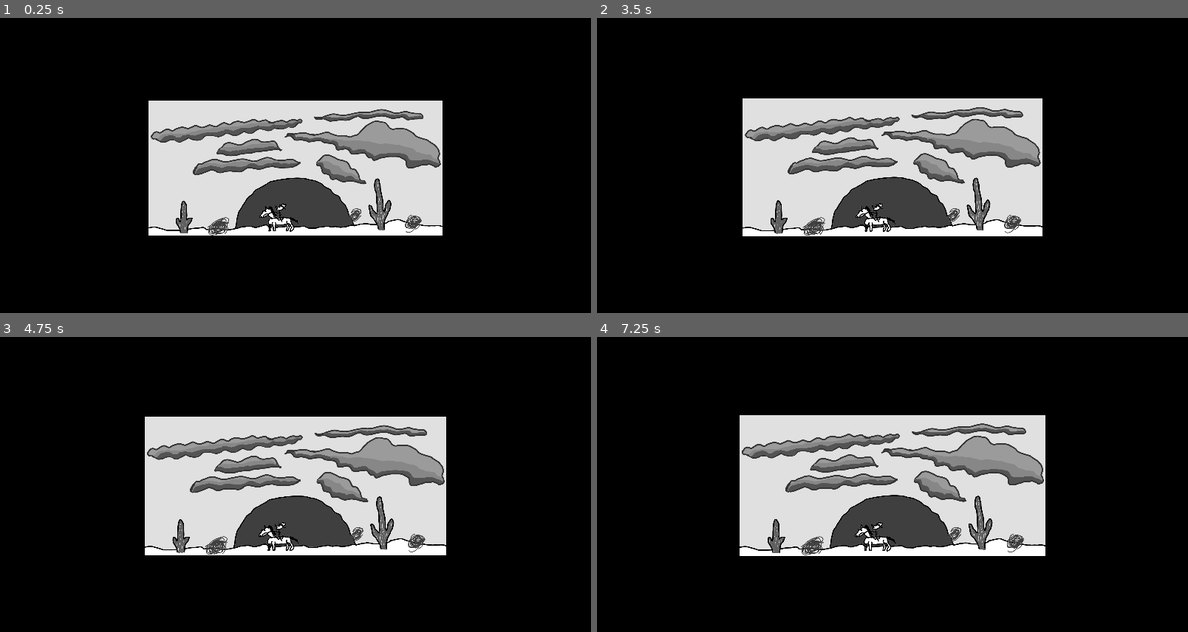
Above: before the commit, frames 1-4 (two rows, left to right).
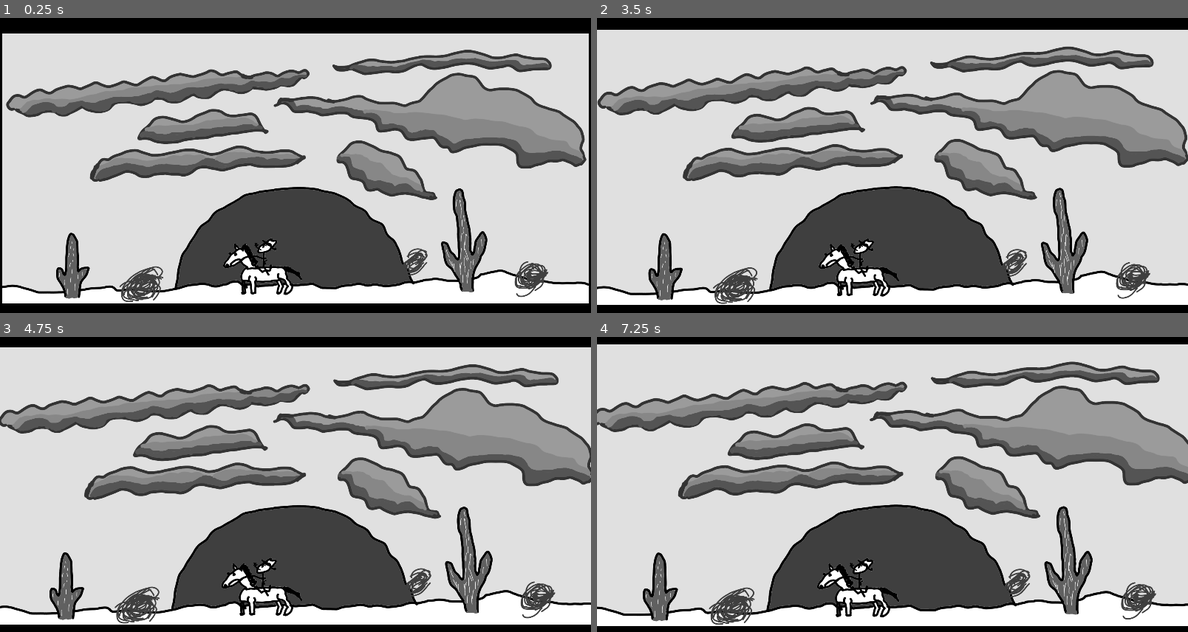
Above: after the commit, the same moments.

Repository: NihalBAnand/LD54
Game: Godot game, scene res://Scenes/Intro.tscn
The game is run twice, just before and just after one commit, with the same random seed, the same clock (stepped at 60 frames per second) and the same inputs. This scene is started directly instead of the project's main scene.
Inputs:
- Up to frame 1 (0.25 s): no input
- Up to frame 2 (3.5 s): tap Enter at 0.5 s; hold D (player_right) 0.53-1.28 s; tap Space (shoot) every 0.75 s from 0.6 to 2.85 s; hold A (player_left) 1.28-2.03 s; hold D (player_right) from 2.03 s (still down)
- Up to frame 3 (4.75 s): release D (player_right) at 3.53 s; hold A (player_left) from 3.53 s (still down); tap Space (shoot) at 3.6, 4.35 s
- Up to frame 4 (7.25 s): tap Space (shoot) at 5.1, 5.85, 6.6 s; release A (player_left) at 5.78 s; hold D (player_right) from 5.78 s (still down)

The runs differ from the first frame. In frame 1, 79% of the frame differs, in the area x 0-100%, y 5-97%; in frame 2, 81%; in frame 3, 81%; in frame 4, 82%, in the area x 0-100%, y 2-98%.

Commit message:
Added high noon cutscene

Diff:
--- /dev/null
+++ b/Scenes/HighNoon.tscn
@@ -0,0 +1,98 @@
+[gd_scene load_steps=17 format=3 uid="uid://clbsyitixjhdl"]
+
+[ext_resource type="Texture2D" uid="uid://d266bqax0a6xs" path="res://assets/Art/cinematic black.png" id="1_scals"]
+[ext_resource type="Script" path="res://assets/scripts/HighNoon.gd" id="1_whpuh"]
+[ext_resource type="Texture2D" uid="uid://bf6cahex31lg2" path="res://assets/Art/clocktower.png" id="2_1j15d"]
+[ext_resource type="Texture2D" uid="uid://dt1briyolrydl" path="res://assets/Art/tumble.png" id="4_4b8dd"]
+[ext_resource type="Script" path="res://assets/scripts/Clocktower.gd" id="4_n2dvn"]
+[ext_resource type="Texture2D" uid="uid://d02k2sdqkh13y" path="res://assets/Art/DRAW.png" id="4_q0cv8"]
+[ext_resource type="Texture2D" uid="uid://vrfvee8ciem1" path="res://assets/Art/High_noon_on_main_street_no_villain.png" id="5_fsv28"]
+[ext_resource type="Script" path="res://assets/scripts/Tumble.gd" id="5_obmej"]
+[ext_resource type="Script" path="res://assets/scripts/Main Street.gd" id="6_vju6m"]
+[ext_resource type="Texture2D" uid="uid://bhkiduqfmpr0o" path="res://assets/Art/enemy_frame_1.png" id="9_iqj2w"]
+[ext_resource type="Script" path="res://assets/scripts/DRAW.gd" id="10_b0ovr"]
+[ext_resource type="Script" path="res://assets/scripts/HighNoonCamera.gd" id="11_17wr0"]
+[ext_resource type="Script" path="res://assets/scripts/HighNoonUI.gd" id="12_5qryv"]
+[ext_resource type="Texture2D" uid="uid://cw7tgax2drx4n" path="res://assets/Art/textbox.png" id="12_k384o"]
+[ext_resource type="FontFile" uid="uid://ducs5n0ihrmn5" path="res://assets/Font/WesternCarlo-axorm.otf" id="13_ioxip"]
+[ext_resource type="Script" path="res://assets/scripts/CharacterText.gd" id="16_y3b25"]
+
+[node name="HighNoon" type="Node2D"]
+script = ExtResource("1_whpuh")
+
+[node name="CinemaBars" type="Sprite2D" parent="."]
+position = Vector2(1050, 1034)
+scale = Vector2(500, 500)
+texture = ExtResource("1_scals")
+
+[node name="Clocktower" type="Sprite2D" parent="."]
+visible = false
+position = Vector2(1000, 1000)
+texture = ExtResource("2_1j15d")
+script = ExtResource("4_n2dvn")
+
+[node name="Main Street" type="Sprite2D" parent="."]
+position = Vector2(1000, 1000)
+texture = ExtResource("5_fsv28")
+script = ExtResource("6_vju6m")
+
+[node name="Tumble" type="Sprite2D" parent="Main Street"]
+visible = false
+position = Vector2(1093, 395)
+scale = Vector2(0.6, 0.6)
+texture = ExtResource("4_4b8dd")
+script = ExtResource("5_obmej")
+
+[node name="CameraZoomFocus" type="Node2D" parent="Main Street"]
+position = Vector2(646, 123)
+
+[node name="Villain" type="Sprite2D" parent="Main Street"]
+position = Vector2(812, 119)
+texture = ExtResource("9_iqj2w")
+
+[node name="DRAW" type="Sprite2D" parent="."]
+visible = false
+position = Vector2(1000, 1000)
+texture = ExtResource("4_q0cv8")
+script = ExtResource("10_b0ovr")
+
+[node name="Camera2D" type="Camera2D" parent="."]
+visible = false
+position = Vector2(1000, 1000)
+script = ExtResource("11_17wr0")
+
+[node name="CanvasLayer" type="CanvasLayer" parent="."]
+visible = false
+script = ExtResource("12_5qryv")
+
+[node name="TextureRect" type="TextureRect" parent="CanvasLayer"]
+offset_left = 128.0
+offset_top = 1297.0
+offset_right = 1826.0
+offset_bottom = 1947.0
+texture = ExtResource("12_k384o")
+
+[node name="Label" type="Label" parent="CanvasLayer/TextureRect"]
+layout_mode = 0
+offset_left = 108.0
+offset_top = 15.0
+offset_right = 654.0
+offset_bottom = 110.0
+theme_override_colors/font_color = Color(0, 0, 0, 1)
+theme_override_fonts/font = ExtResource("13_ioxip")
+theme_override_font_sizes/font_size = 58
+text = "CHARACTER NAME"
+
+[node name="CharacterText" type="Label" parent="CanvasLayer/TextureRect"]
+layout_mode = 0
+offset_left = 66.0
+offset_top = 133.0
+offset_right = 1631.0
+offset_bottom = 579.0
+theme_override_colors/font_color = Color(0, 0, 0, 1)
+theme_override_fonts/font = ExtResource("13_ioxip")
+theme_override_font_sizes/font_size = 44
+text = "CHARACTER TEXT BLAH BLAH BLAH BLAH BLAH BLAH BLAH BLAH BLAH BLAH BLAH BLAH BLAH BLAH BLAH BLAH BLAH BLAH BLAH BLAH BLAH BLAH BLAH BLAH BLAH BLAH BLAH BLAH BLAH BLAH BLAH BLAH BLAH BLAH BLAH BLAH BLAH BLAH BLAH BLAH BLAH BLAH BLAH BLAH BLAH BLAH BLAH BLAH BLAH BLAH BLAH BLAH BLAH BLAH BLAH BLAH BLAH BLAH BLAH BLAH BLAH BLAH BLAH BLAH BLAH BLAH BLAH BLAH BLAH BLAH BLAH BLAH BLAH BLAH BLAH"
+autowrap_mode = 2
+script = ExtResource("16_y3b25")
+dialogue = "CHARACTER TEXT BLAH BLAH BLAH BLAH BLAH BLAH BLAH BLAH BLAH BLAH BLAH BLAH BLAH BLAH BLAH BLAH BLAH BLAH BLAH BLAH BLAH BLAH BLAH BLAH BLAH BLAH BLAH BLAH BLAH BLAH BLAH BLAH BLAH BLAH BLAH BLAH BLAH BLAH BLAH BLAH BLAH BLAH BLAH BLAH BLAH BLAH BLAH BLAH BLAH BLAH BLAH BLAH BLAH BLAH BLAH BLAH BLAH BLAH BLAH BLAH BLAH BLAH BLAH BLAH BLAH BLAH BLAH BLAH BLAH BLAH BLAH BLAH BLAH BLAH BLAH"
--- a/Scenes/Intro.tscn
+++ b/Scenes/Intro.tscn
@@ -13,7 +13,7 @@
 
 [node name="Sunset" type="Sprite2D" parent="."]
 position = Vector2(500, 500)
-scale = Vector2(0.496, 0.472079)
+scale = Vector2(0.992, 0.944)
 texture = ExtResource("1_36clf")
 flip_h = true
 
--- /dev/null
+++ b/assets/scripts/CharacterText.gd
@@ -0,0 +1,25 @@
+extends Label
+
+var alreadyInited = false;
+var currentTextPos = 0;
+
+@export var dialogue = "";
+
+# Called when the node enters the scene tree for the first time.
+func _ready():
+	pass # Replace with function body.
+
+
+# Called every frame. 'delta' is the elapsed time since the previous frame.
+func _process(delta):
+	if (get_parent().get_parent().visible):
+		if (!alreadyInited):
+			alreadyInited = true;
+			text = "";
+			currentTextPos = 0;
+		else:
+			if (currentTextPos < dialogue.length()):
+				text += dialogue[currentTextPos];
+				currentTextPos += 1;
+	else:
+		alreadyInited = false;
--- /dev/null
+++ b/assets/scripts/Clocktower.gd
@@ -0,0 +1,14 @@
+extends Sprite2D
+
+
+# Called when the node enters the scene tree for the first time.
+func _ready():
+	pass # Replace with function body.
+
+
+# Called every frame. 'delta' is the elapsed time since the previous frame.
+func _process(delta):
+	if (get_parent().sceneState == 1):
+		visible = true;
+	else:
+		visible = false;
--- /dev/null
+++ b/assets/scripts/DRAW.gd
@@ -0,0 +1,14 @@
+extends Sprite2D
+
+
+# Called when the node enters the scene tree for the first time.
+func _ready():
+	pass # Replace with function body.
+
+
+# Called every frame. 'delta' is the elapsed time since the previous frame.
+func _process(delta):
+	if (get_parent().sceneState == 6):
+		visible = true;
+	else:
+		visible = false;
--- /dev/null
+++ b/assets/scripts/HighNoon.gd
@@ -0,0 +1,13 @@
+extends Node2D
+
+@export var sceneState = 1;
+
+# Called when the node enters the scene tree for the first time.
+func _ready():
+	sceneState = 1;
+
+
+func _input(event):
+	if event is InputEventKey and event.pressed:
+		if event.keycode == KEY_SPACE:
+			sceneState += 1;
--- /dev/null
+++ b/assets/scripts/HighNoonCamera.gd
@@ -0,0 +1,16 @@
+extends Camera2D
+
+
+# Called when the node enters the scene tree for the first time.
+func _ready():
+	pass # Replace with function body.
+
+
+# Called every frame. 'delta' is the elapsed time since the previous frame.
+func _process(delta):
+	if (get_parent().sceneState == 4 || get_parent().sceneState == 5):
+		position = get_node("../Main Street/CameraZoomFocus").global_position;
+		zoom = Vector2(3, 3);
+	else:
+		position = Vector2(1000, 1000);
+		zoom = Vector2(1, 1);
--- /dev/null
+++ b/assets/scripts/HighNoonUI.gd
@@ -0,0 +1,14 @@
+extends CanvasLayer
+
+
+# Called when the node enters the scene tree for the first time.
+func _ready():
+	pass # Replace with function body.
+
+
+# Called every frame. 'delta' is the elapsed time since the previous frame.
+func _process(delta):
+	if (get_parent().sceneState == 3 || get_parent().sceneState == 5):
+		visible = true;
+	else:
+		visible = false;
--- /dev/null
+++ b/assets/scripts/Main Street.gd
@@ -0,0 +1,21 @@
+extends Sprite2D
+
+
+# Called when the node enters the scene tree for the first time.
+func _ready():
+	pass # Replace with function body.
+
+
+# Called every frame. 'delta' is the elapsed time since the previous frame.
+func _process(delta):
+	if (get_parent().sceneState == 2 || get_parent().sceneState == 3 || get_parent().sceneState == 4 || get_parent().sceneState == 5):
+		visible = true;
+	else:
+		visible = false;
+
+	if (get_parent().sceneState == 4 || get_parent().sceneState == 5):
+		texture = load("res://assets/Art/High_noon_on_main_street_no_villain.png");
+		get_node("Villain").visible = true;
+	else:
+		texture = load("res://assets/Art/High_noon_on_main_street.png");
+		get_node("Villain").visible = false;
--- /dev/null
+++ b/assets/scripts/Tumble.gd
@@ -0,0 +1,13 @@
+extends Sprite2D
+
+
+# Called when the node enters the scene tree for the first time.
+func _ready():
+	pass # Replace with function body.
+
+
+# Called every frame. 'delta' is the elapsed time since the previous frame.
+func _process(delta):
+	if (get_parent().visible):
+		rotate(-.05);
+		translate(Vector2(-3, 0));
Binary file added: assets/Art/DRAW.png
Not shown, added: assets/Art/DRAW.png.import
Binary file added: assets/Art/High_noon_on_main_street.png
Not shown, added: assets/Art/High_noon_on_main_street.png.import
Binary file added: assets/Art/High_noon_on_main_street_no_villain.png
Not shown, added: assets/Art/High_noon_on_main_street_no_villain.png.import
Binary file added: assets/Art/clocktower.png
Not shown, added: assets/Art/clocktower.png.import
Binary file added: assets/Art/textbox.png
Not shown, added: assets/Art/textbox.png.import
Binary file added: assets/Font/WesternCarlo-axorm.otf
Not shown, added: assets/Font/WesternCarlo-axorm.otf.import
